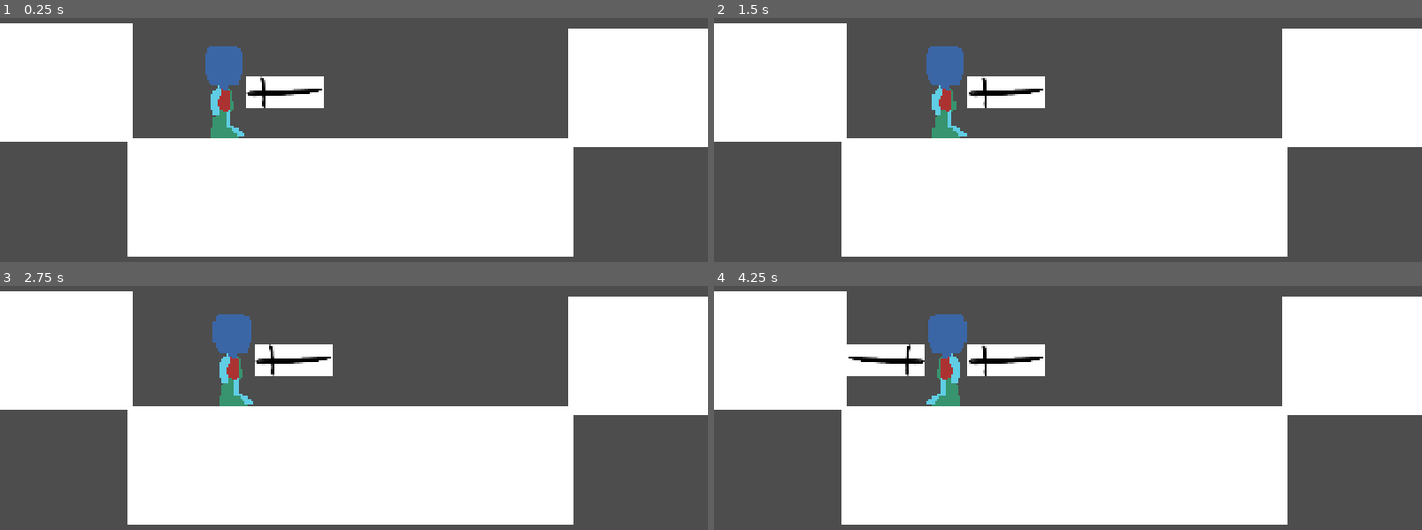
Above: before the commit, frames 1-4 (two rows, left to right).
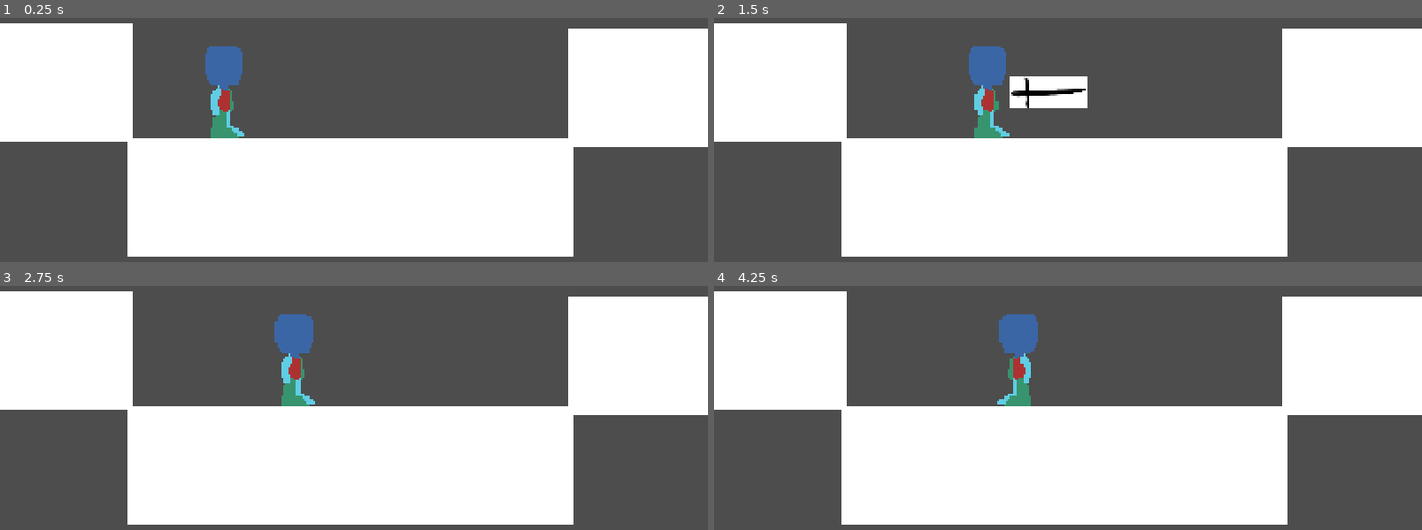
Above: after the commit, the same moments.

Repository: J0eCool/NullDream
Game: Godot game, scene res://Platformer.tscn
Same seed, same stepped clock (60 frames per second), same inputs: the game is played once before the commit and once after it.
Inputs:
- Up to frame 1 (0.25 s): no input
- Up to frame 2 (1.5 s): tap Enter at 0.5 s; hold D (move_right) 0.53-1.28 s; tap J (attack) at 0.6, 1.35 s; tap K (jump) at 0.77 s; hold S (move_down) from 1.28 s (still down)
- Up to frame 3 (2.75 s): tap K (jump) at 1.52 s; release S (move_down) at 2.03 s; hold D (move_right) from 2.03 s (still down); tap J (attack) at 2.1 s
- Up to frame 4 (4.25 s): release D (move_right) at 2.78 s; hold W (move_up) 2.78-3.53 s; tap J (attack) at 2.85, 3.6 s; tap K (jump) at 3.02, 3.77 s; hold A (move_left) from 3.53 s (still down)

The runs differ from the first frame. In frame 1, 1.4% of the frame differs, in the area x 34-46%, y 23-37%; in frame 2, 4.1%; in frame 3, 3.9%; in frame 4, 5.3%, in the area x 18-47%, y 11-50%.

Commit message:
remove 3d stuff, not gonna do it

Diff:
--- a/3dTest.tscn
+++ /dev/null
@@ -1,29 +0,0 @@
-[gd_scene load_steps=4 format=3 uid="uid://brqfkt3womhgj"]
-
-[ext_resource type="Script" path="res://PlayerCamera3D.gd" id="1_d8hdk"]
-[ext_resource type="PackedScene" uid="uid://bj7y0y042dw3u" path="res://Player3D.tscn" id="1_wf62p"]
-
-[sub_resource type="BoxShape3D" id="BoxShape3D_0nyfi"]
-size = Vector3(5, 0.2, 5)
-
-[node name="TestLevel" type="Node3D"]
-
-[node name="Camera3D" type="Camera3D" parent="."]
-transform = Transform3D(1, 0, 0, 0, 0.81643, 0.577444, 0, -0.577444, 0.81643, 0, 1.09285, 1.27887)
-script = ExtResource("1_d8hdk")
-
-[node name="StaticBody3D" type="StaticBody3D" parent="."]
-
-[node name="CollisionShape3D" type="CollisionShape3D" parent="StaticBody3D"]
-shape = SubResource("BoxShape3D_0nyfi")
-
-[node name="CSGBox3D" type="CSGBox3D" parent="StaticBody3D"]
-size = Vector3(5, 0.2, 5)
-
-[node name="Player" parent="." instance=ExtResource("1_wf62p")]
-transform = Transform3D(1, 0, 0, 0, 1, 0, 0, 0, 1, 0, 0.313645, 0)
-
-[node name="OmniLight3D" type="OmniLight3D" parent="."]
-transform = Transform3D(1, 0, 0, 0, 1, 0, 0, 0, 1, -1.64221, 2.22609, 1.35006)
-light_color = Color(1, 0.894118, 0.756863, 1)
-omni_range = 8.5951
--- a/Player2D.tscn
+++ b/Player2D.tscn
@@ -1,8 +1,7 @@
-[gd_scene load_steps=6 format=3 uid="uid://c57e7gdn4yn4e"]
+[gd_scene load_steps=5 format=3 uid="uid://c57e7gdn4yn4e"]
 
 [ext_resource type="Script" path="res://Player2D.gd" id="1_7iths"]
 [ext_resource type="Texture2D" uid="uid://sh24x417ngb5" path="res://art/test_player.png" id="1_ucf2n"]
-[ext_resource type="PackedScene" uid="uid://d4exje2nga8k7" path="res://sord.tscn" id="3_j41bo"]
 
 [sub_resource type="SpriteFrames" id="SpriteFrames_2b2vb"]
 animations = [{
@@ -21,8 +20,10 @@
 [node name="Player2D" type="CharacterBody2D"]
 script = ExtResource("1_7iths")
 speed = 120.0
-accel_ratio = 5.05
+accel_ratio = 5.0
 jump_height = 90.0
+gravity = 1400.0
+attack_speed = 2.2
 
 [node name="AnimatedSprite2D" type="AnimatedSprite2D" parent="."]
 scale = Vector2(1.2, 1.5)
@@ -30,6 +31,3 @@
 
 [node name="CollisionShape2D" type="CollisionShape2D" parent="."]
 shape = SubResource("CapsuleShape2D_hupxn")
-
-[node name="Sord" parent="." instance=ExtResource("3_j41bo")]
-position = Vector2(34, 0)
--- a/Player3D.gd
+++ /dev/null
@@ -1,29 +0,0 @@
-extends CharacterBody3D
-
-@export var speed: float = 1.0
-
-# Called when the node enters the scene tree for the first time.
-func _ready():
-	pass # Replace with function body.
-
-
-func move_input() -> Vector2:
-	var input = Vector2()
-	input.x = Input.get_axis("move_left", "move_right")
-	input.y = Input.get_axis("move_down", "move_up")
-	if (input.length() > 1.0):
-		input = input.normalized()
-	return input
-
-
-func _physics_process(_delta):
-	var input = move_input()
-
-	var camera = get_viewport().get_camera_3d()
-	var delta: Vector3 = self.get_position() - camera.get_position()
-	delta.y = 0
-	var up: Vector3 = delta.normalized()
-	var right: Vector3 = up.rotated(Vector3.UP, -PI/2)
-
-	velocity = (input.x*right + input.y*up) * speed
-	move_and_slide()
--- a/Player3D.tscn
+++ /dev/null
@@ -1,31 +0,0 @@
-[gd_scene load_steps=5 format=3 uid="uid://bj7y0y042dw3u"]
-
-[ext_resource type="Script" path="res://Player3D.gd" id="1_thi77"]
-[ext_resource type="Texture2D" uid="uid://sh24x417ngb5" path="res://art/test_player.png" id="1_xuiig"]
-
-[sub_resource type="SpriteFrames" id="SpriteFrames_o8o04"]
-animations = [{
-"frames": [{
-"duration": 1.0,
-"texture": ExtResource("1_xuiig")
-}],
-"loop": true,
-"name": &"default",
-"speed": 5.0
-}]
-
-[sub_resource type="CapsuleShape3D" id="CapsuleShape3D_6plw8"]
-radius = 0.108317
-height = 0.364682
-
-[node name="Player" type="CharacterBody3D"]
-script = ExtResource("1_thi77")
-speed = 1.4
-
-[node name="AnimatedSprite3D" type="AnimatedSprite3D" parent="."]
-billboard = 1
-texture_filter = 0
-sprite_frames = SubResource("SpriteFrames_o8o04")
-
-[node name="CollisionShape3D" type="CollisionShape3D" parent="."]
-shape = SubResource("CapsuleShape3D_6plw8")
--- a/PlayerCamera3D.gd
+++ /dev/null
@@ -1,38 +0,0 @@
-class_name PlayerCamera
-extends Camera3D
-
-@export var speed: float = 1.0
-
-var player: Node3D
-
-var dist: float
-var angle: Vector2
-
-
-# Called when the node enters the scene tree for the first time.
-func _ready():
-	player = get_parent().get_node("Player")
-	var d = self.position - player.position
-	dist = d.length()
-	var r = Vector2(d.x, d.z).length()
-	angle.x = atan2(d.z, d.x)
-	angle.y = atan2(d.y, r)
-
-
-func camera_input() -> Vector2:
-	var input = Vector2()
-	input.x = Input.get_axis("camera_left", "camera_right")
-	input.y = Input.get_axis("camera_down", "camera_up")
-	input = input.normalized()
-	return input
-
-
-# Called every frame. 'delta' is the elapsed time since the previous frame.
-func _process(dt: float):
-	var input = camera_input()
-	angle += input*dt
-	angle.y = clamp(angle.y, PI/12, PI/2-PI/12)
-	var p = Vector2(cos(angle.x), sin(angle.x))
-	var r = Vector2(cos(angle.y), sin(angle.y))
-	position = player.position + dist * Vector3(p.x*r.x, r.y, p.y*r.x)
-	look_at(player.position)
